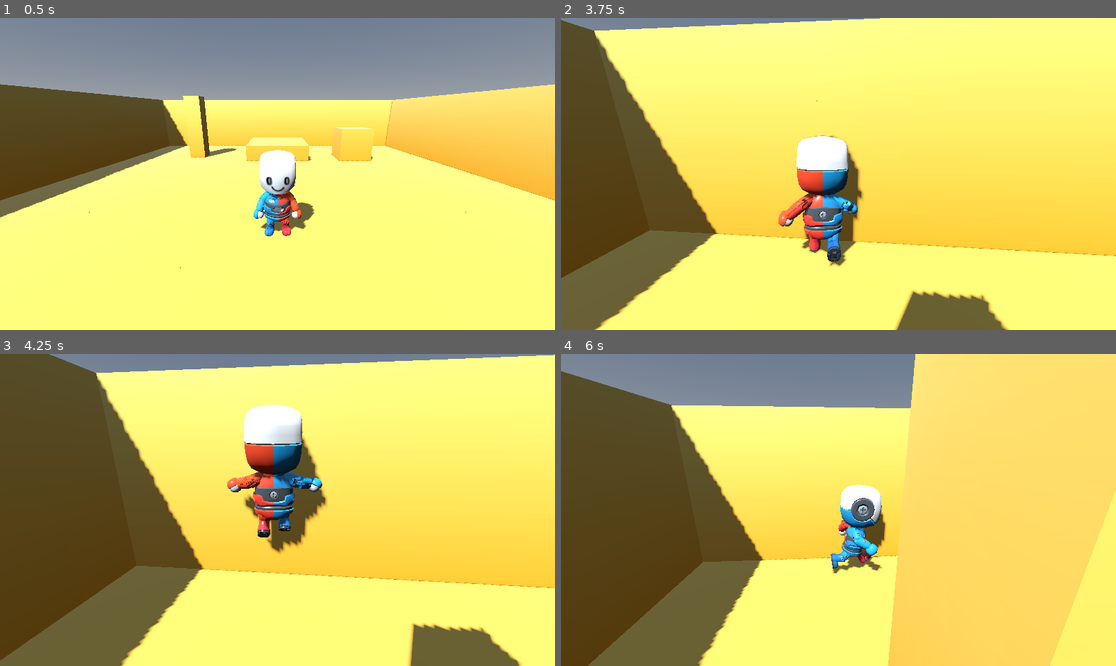
Above: before the commit, frames 1-4 (two rows, left to right).
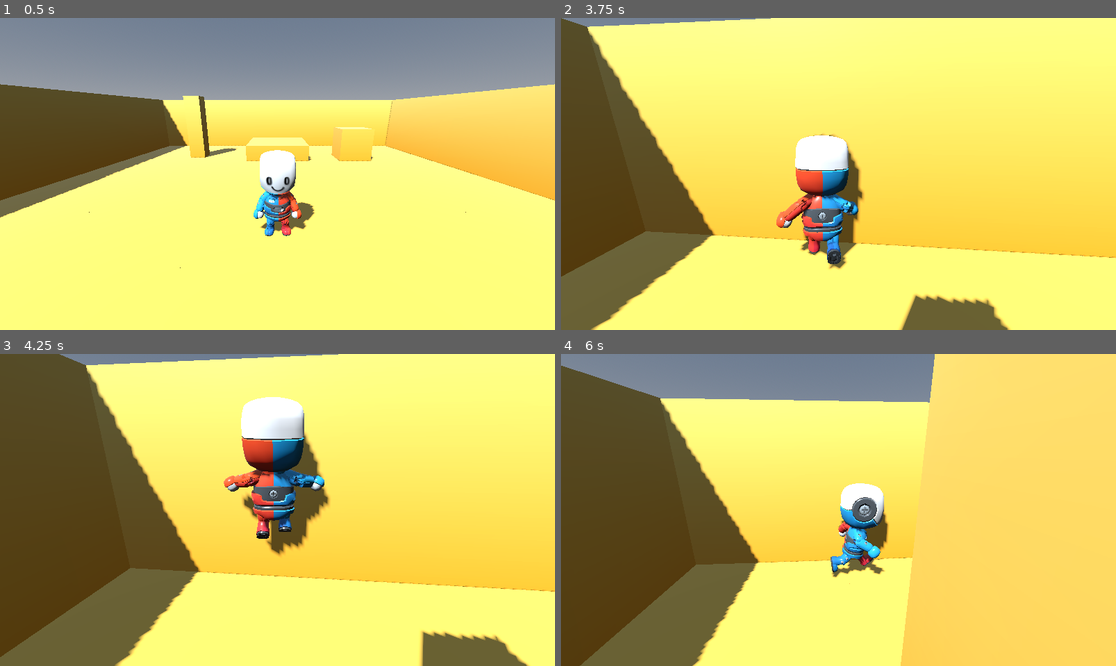
Above: after the commit, the same moments.

Repository: bistlaudio/Attimo
Game: Godot game, scene res://scenes/test/test_scene.tscn
The game is run twice, just before and just after one commit, with the same random seed, the same clock (stepped at 60 frames per second) and the same inputs.
Inputs (mouse positions are in pixels of both pictures, inside the frame that each line leads up to):
- Up to frame 1 (0.5 s): no input
- Up to frame 2 (3.75 s): tap Enter at 0.5 s; move the mouse to (832, 180) at 0.52 s; hold W (move_forward) 0.53-2.78 s; right-click (832, 180) at 0.6 s; click (832, 180) at 0.67 s; tap Space (jump) at 0.77, 1.52, 3.02 s; move the mouse to (877, 177) at 1.27 s; tap Middle mouse button (camera_recenter) at 1.35 s; move the mouse to (794, 170) at 2.02 s; tap Q (dash) at 2.1 s; move the mouse to (844, 174) at 2.77 s; hold A (move_left) 2.78-3.53 s; tap E (interact) at 2.85 s; click (844, 174) at 2.92 s; move the mouse to (816, 167) at 3.52 s; hold W (move_forward) from 3.53 s (still down); tap Mouse wheel down (module_next) at 3.6 s
- Up to frame 3 (4.25 s): keep holding W (move_forward); tap Space (jump) at 3.77 s
- Up to frame 4 (6 s): move the mouse to (866, 510) at 4.27 s; tap Mouse wheel up (module_prev) at 4.35 s; tap Space (jump) at 4.52 s; move the mouse to (810, 510) at 5.02 s; tap Shift (sprint) at 5.1 s; click (810, 510) at 5.17 s; move the mouse to (849, 503) at 5.77 s; release W (move_forward) at 5.78 s; hold D (move_right) from 5.78 s (still down); click (849, 503) at 5.85 s

Frame 1 is identical in both runs. In frame 2, 3.9% of the frame differs, in the area x 0-100%, y 0-100%; in frame 3, 7.4%; in frame 4, 9.6%.

Commit message:
feat(02-06): per-frame wall-safe camera arm (SpringArm3D fallback, A3)
- SpringArm3D clipped 32 of 289 frames at 10 TPS; the rig now sphere-casts in _process
- Instant pull-in, eased extension (arm_extend_rate), node layout and public API unchanged

Co-Authored-By: Claude Sonnet 5.5 <noreply@anthropic.com>

Diff:
--- a/attimo/scripts/camera/camera_rig.gd
+++ b/attimo/scripts/camera/camera_rig.gd
@@ -25,6 +25,8 @@
 @export var pitch_max: float = 0.6
 ## Field of view in degrees with no FOV source registered.
 @export var base_fov: float = 75.0
+## Rate in 1/s at which the arm lengthens again after a wall pull-in. Pulling in is instant.
+@export var arm_extend_rate: float = 8.0
 ## Airborne vertical band in m (D-15): the camera holds the last grounded height until the target
 ## rises more than this above it.
 @export var air_rise_band: float = 2.5
@@ -40,6 +42,13 @@
 var _offset_sources: Dictionary[StringName, Vector3] = {}
 ## Anchor height (target origin y + pivot_height) at the last grounded moment.
 var _grounded_height: float = 0.0
+## Longest arm in m, the SpringArm3D spring_length of the scene.
+var _max_arm_length: float = 5.0
+## Arm length in m after the last wall cast.
+var _arm_length: float = 5.0
+## World mask the arm casts against. The SpringArm3D node's own mask is zeroed (see _ready).
+var _arm_mask: int = 0
+var _arm_query: PhysicsShapeQueryParameters3D
 
 @onready var pitch_node: Node3D = $Pitch
 @onready var spring_arm: SpringArm3D = $Pitch/SpringArm3D
@@ -49,6 +58,12 @@
 func _ready() -> void:
 	top_level = true
 	physics_interpolation_mode = Node.PHYSICS_INTERPOLATION_MODE_OFF
+	# SpringArm3D only casts on physics ticks, so at low tick rates the lens clips walls (A3, measured at
+	# 10 TPS). The rig casts every frame itself and sets the node's own mask to 0 so the two never disagree.
+	_max_arm_length = spring_arm.spring_length
+	_arm_length = _max_arm_length
+	_arm_mask = spring_arm.collision_mask
+	spring_arm.collision_mask = 0
 	snap_to_target()
 	if require_mouse_capture and DisplayServer.get_name() != "headless":
 		Input.mouse_mode = Input.MOUSE_MODE_CAPTURED
@@ -92,6 +107,34 @@
 	pitch_node.rotation.x = pitch
 	spring_arm.position = _offset_total()
 	camera.fov = get_fov_total()
+	_update_arm(delta)
+
+
+## The World mask the arm casts against. The SpringArm3D node's own mask is 0 because the rig casts.
+func arm_collision_mask() -> int:
+	return _arm_mask
+
+
+## Per-frame wall safety. Sphere cast along the arm after rotation and offsets: pull in instantly, extend eased.
+func _update_arm(delta: float) -> void:
+	var goal: float = _max_arm_length
+	if spring_arm.shape != null:
+		if _arm_query == null:
+			_arm_query = PhysicsShapeQueryParameters3D.new()
+		var arm_transform: Transform3D = spring_arm.global_transform
+		_arm_query.shape = spring_arm.shape
+		_arm_query.transform = Transform3D(Basis.IDENTITY, arm_transform.origin)
+		_arm_query.motion = arm_transform.basis.z.normalized() * _max_arm_length
+		_arm_query.collision_mask = _arm_mask
+		var fractions: PackedFloat32Array = get_world_3d().direct_space_state.cast_motion(_arm_query)
+		if fractions.size() >= 2 and fractions[0] < 1.0:
+			goal = maxf(_max_arm_length * fractions[0] - spring_arm.margin, 0.0)
+	if goal < _arm_length:
+		_arm_length = goal
+	else:
+		_arm_length = lerpf(_arm_length, goal, 1.0 - exp(-arm_extend_rate * delta))
+	spring_arm.spring_length = _arm_length
+	camera.position = Vector3(0.0, 0.0, _arm_length)
 
 
 ## The height the rig approaches (D-15). Grounded: the target itself. Airborne: the last grounded height,
--- a/attimo/tests/smoke/test_camera_rig.gd
+++ b/attimo/tests/smoke/test_camera_rig.gd
@@ -57,8 +57,9 @@
 	check.call(rig.physics_interpolation_mode == Node.PHYSICS_INTERPOLATION_MODE_OFF, "(a) the rig has physics interpolation off")
 	check.call(not player.is_ancestor_of(rig) and rig.get_parent() == player.get_parent(), "(a) the rig is a sibling of the player, not in its subtree")
 	check.call(rig.spring_arm.shape is SphereShape3D, "(a) the arm casts a SphereShape3D")
-	check.call((rig.spring_arm.collision_mask & PhysicsLayers.PLAYER) == 0, "(a) the arm mask excludes the Player layer")
-	check.call((rig.spring_arm.collision_mask & PhysicsLayers.WORLD) != 0, "(a) the arm mask includes the World layer")
+	check.call((rig.arm_collision_mask() & PhysicsLayers.PLAYER) == 0, "(a) the arm cast mask excludes the Player layer")
+	check.call((rig.arm_collision_mask() & PhysicsLayers.WORLD) != 0, "(a) the arm cast mask includes the World layer")
+	check.call(rig.spring_arm.collision_mask == 0, "(a) the SpringArm3D node's own mask is 0 (the rig casts per frame, A3)")
 	await _free_all(tree, nodes)
 
 
